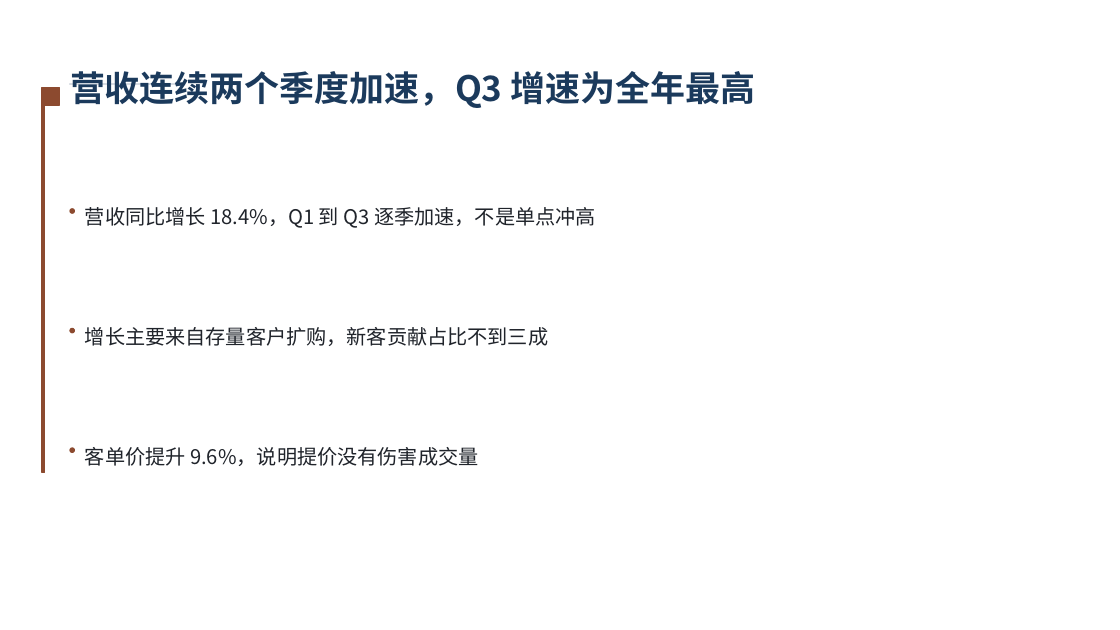
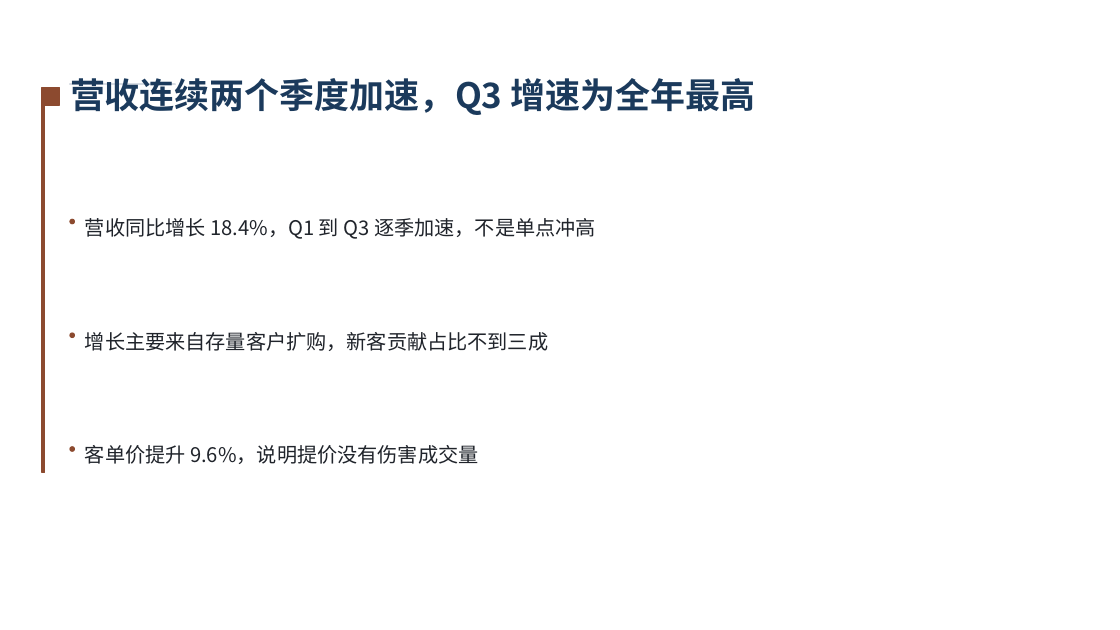
Before and after one commit to xzhengyu007-lang/ai-ppt, a slide deck: slide 4 of docs/examples/02-学术答辩.pptx. Drawn at 1120x630 pixels with LibreOffice and Linux fonts; fonts in the diff are those of the drawing. Boxes give left, top, right and bottom in pixels: in the first picture for what was removed or moved away, otherwise in the second. Text is boxed around its words. In the diff, an @@ line names an element or a change of style, - is before the commit and + after.

```diff
--- a/docs/examples/02-学术答辩.pptx
+++ b/docs/examples/02-学术答辩.pptx
@@ text "营收连续两个季度加速，Q3 增速为全年最高": place and size @@
-text "营收连续两个季度加速，Q3 增速为全年最高" at (70, 71, 756, 108)
+text "营收连续两个季度加速，Q3 增速为全年最高" at (70, 78, 756, 115)
@@ text "营收同比增长 18.4%，Q1 到 Q3 逐季加速，不是单点冲高": place and size @@
-text "营收同比增长 18.4%，Q1 到 Q3 逐季加速，不是单点冲高" at (85, 207, 596, 228)
+text "营收同比增长 18.4%，Q1 到 Q3 逐季加速，不是单点冲高" at (85, 218, 596, 239)
@@ ellipse: place and size @@
-ellipse at (70, 209, 74, 213)
+ellipse at (70, 219, 74, 223)
@@ text "增长主要来自存量客户扩购，新客贡献占比不到三成": place and size @@
-text "增长主要来自存量客户扩购，新客贡献占比不到三成" at (85, 327, 548, 346)
+text "增长主要来自存量客户扩购，新客贡献占比不到三成" at (85, 332, 548, 351)
@@ ellipse: place and size @@
-ellipse at (70, 329, 74, 333)
+ellipse at (70, 334, 74, 338)
```
Also in this commit, not shown: 9 other slides changed, 5 other files.
